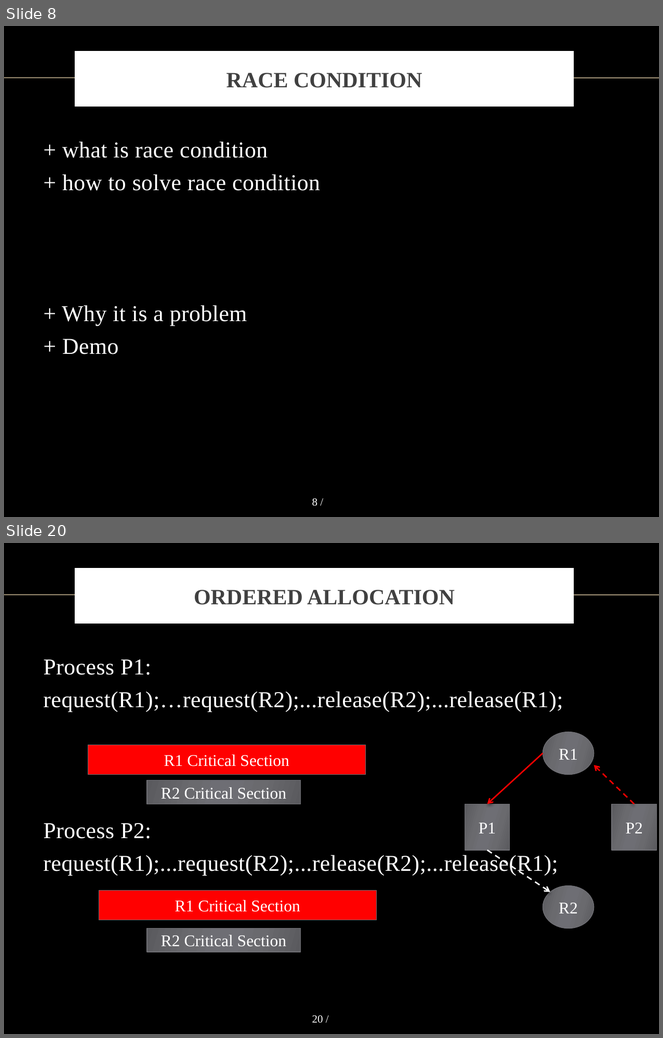
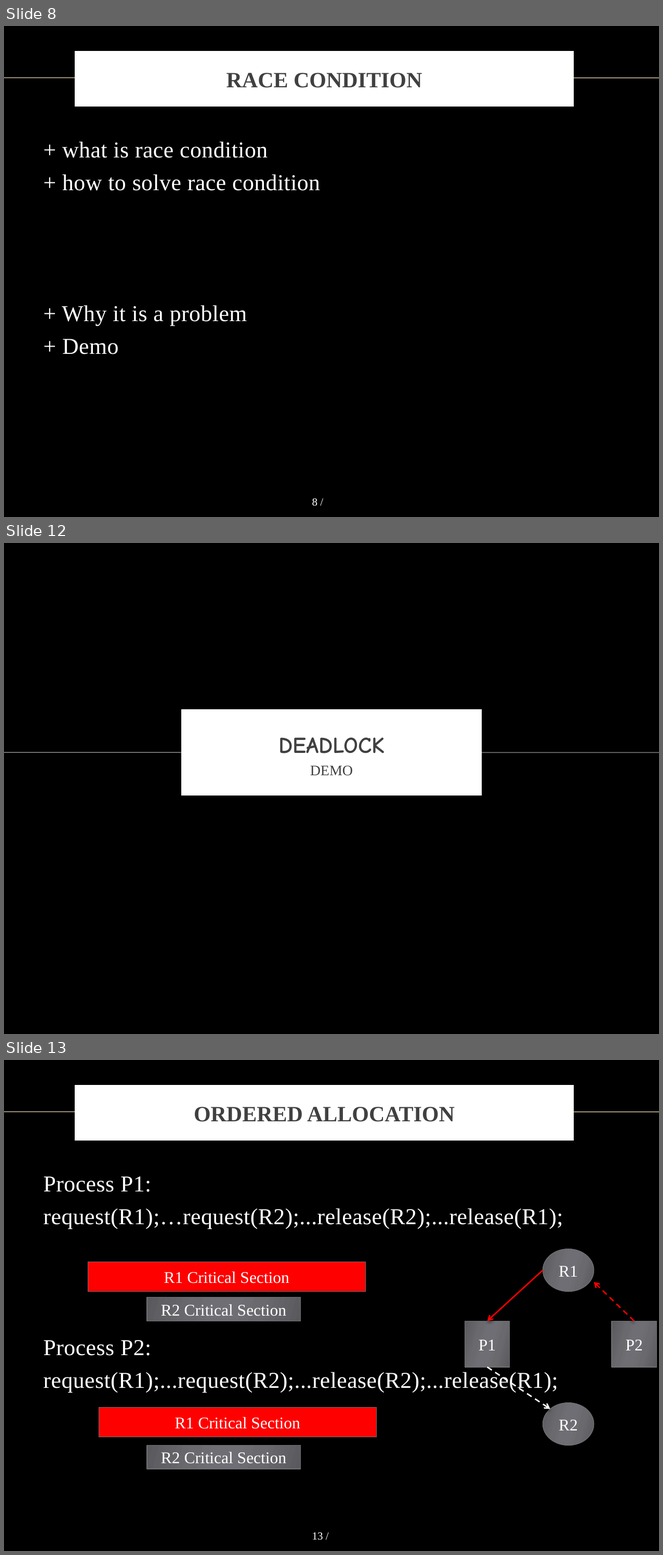
Before and after one commit to vong-srey/Paravantage, a slide deck: Presentation.pptx. Shown one above the other, each under a label of ours: slides 8 and 20 before the commit, slides 8, 12 and 13 after it; the slides between them are not shown. The pictures are 663x1038 and 663x1555 pixels, drawn with LibreOffice and Linux fonts; fonts in the diff are those of the drawing; background and template pictures are left out. Boxes give left, top, right and bottom in pixels: in the first picture for what was removed or moved away, otherwise in the second. Text is boxed around its words. In the diff, an @@ line names an element or a change of style, - is before the commit and + after.

```diff
--- a/Presentation.pptx
+++ b/Presentation.pptx
@@ slide 12 added at (4,543,659,1034), background picture (left out) @@
@@ rectangle added at (184,712,479,793), fill #FFFFFF, outline #FFFFFF 6 pt @@
@@ title added at (279,737,385,754), 25 pt, text #404040, bold @@
+DEADLOCK
@@ line added from (4, 753) to (659, 753), #6F6F74 1 pt @@
@@ subtitle added at (310,766,353,776), 16 pt, text #404040 @@
+DEMO
@@ what was slide 20 is now slide 13 @@
@@ page number at (312,1533,323,1540): text changed @@
-20 /
+13 /
```
Also in this commit, not shown: 4 slides changed, 1 other slide added, 4 slides removed.
